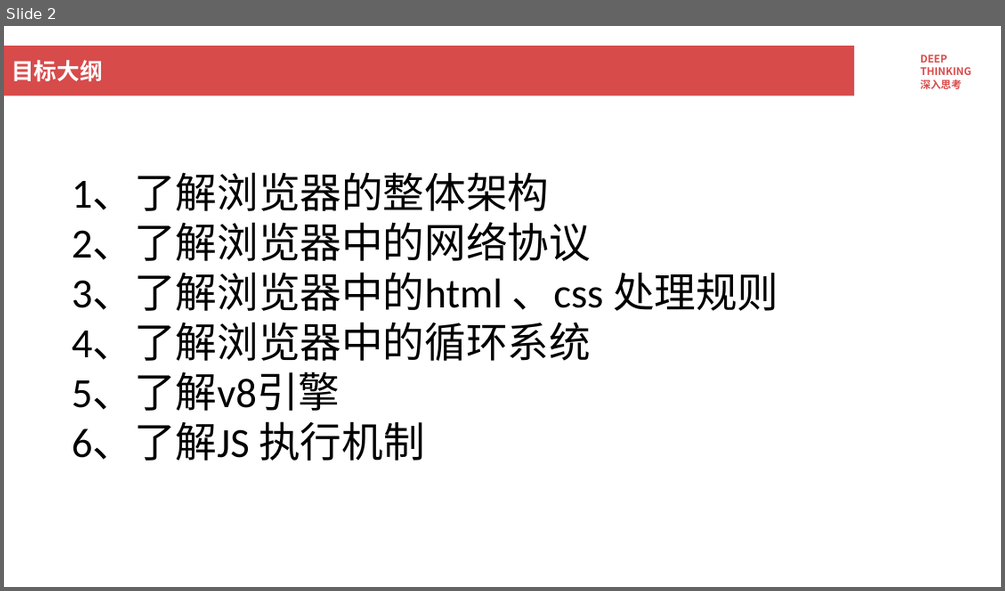
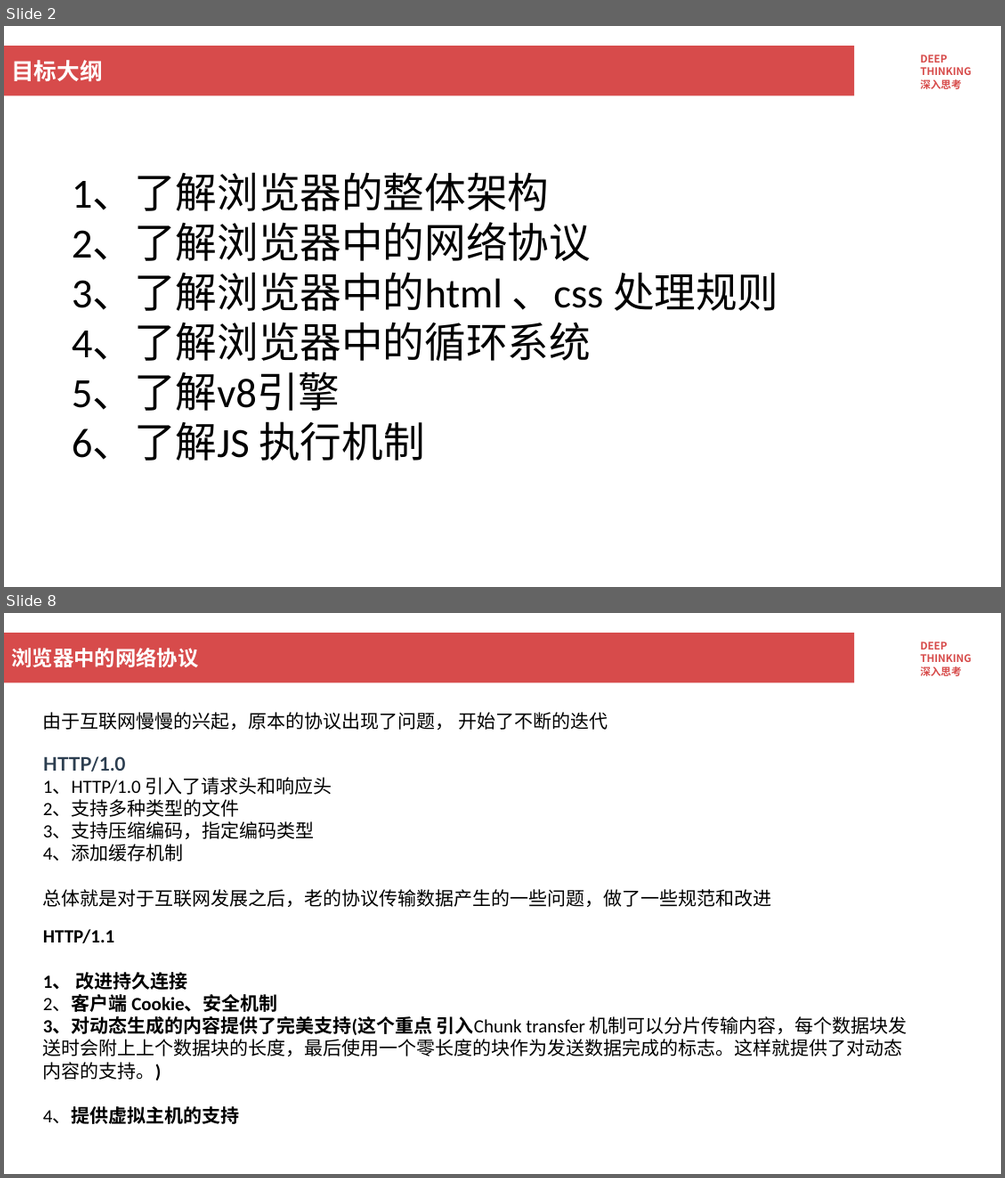
Before and after one commit to yixinagqingyuan/yys-browser, a slide deck: 浏览器工作原理.pptx. Shown one above the other, each under a label of ours: slide 2 before the commit, slides 2 and 8 after it; the slides between them are not shown. The pictures are 1005x591 and 1005x1178 pixels, drawn with LibreOffice and Linux fonts; fonts in the diff are those of the drawing; background and template pictures are left out. Boxes give left, top, right and bottom in pixels: in the first picture for what was removed or moved away, otherwise in the second. Text is boxed around its words. In the diff, an @@ line names an element or a change of style, - is before the commit and + after.

```diff
--- a/浏览器工作原理.pptx
+++ b/浏览器工作原理.pptx
@@ slide 8 added at <box>4,613,1001,1174</box>, background #FFFFFF; not listed: 2 template elements that a slide beside it also shows @@
@@ title added at <box>11,648,198,667</box>, 20 pt, text #FFFFFF, bold @@
+浏览器中的网络协议
@@ text added at <box>43,712,608,730</box>, 18 pt, text #000000 @@
+由于互联网慢慢的兴起，原本的协议出现了问题， 开始了不断的迭代
@@ text added at <box>43,756,772,907</box>, 18 pt, text #000000 @@
+HTTP/1.0
+1、HTTP/1.0 引入了请求头和响应头
+2、支持多种类型的文件
+3、支持压缩编码，指定编码类型
+4、添加缓存机制
+总体就是对于互联网发展之后，老的协议传输数据产生的一些问题，做了一些规范和改进
@@ text added at <box>43,929,907,1124</box>, 18 pt, text #000000 @@
+HTTP/1.1
+1、 改进持久连接
+2、客户端 Cookie、安全机制
+3、对动态生成的内容提供了完美支持(这个重点 引入Chunk transfer 机制可以分片传输内容，每个数据块发送时会附上上个数据块的长度，最后使用一个零长度的块作为发送数据完成的标志。这样就提供了对动态内容的支持。)
+4、提供虚拟主机的支持
```
Also in this commit, not shown: 1 slide changed, 21 other slides added, 5 other files.
